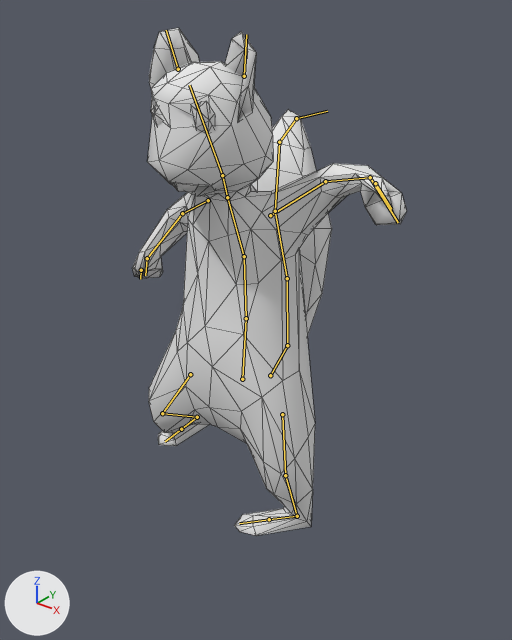
An edit to the Blender file Blender Files/Entities/Player Character/Jul.blend, drawn before and after from the same camera.
Camera for both pictures: a 50 mm lens placed at (1.68, -2.02, 2.23), pointed at (-0.01, 0.1, 0.92). Every picture has the same lights, and +X, +Y and +Z are marked at lower left. Both versions are drawn at frame 0 of the action 'Slide'; the numbers are the values there. The bones that bend it are drawn over the model as lines. Mesh edges are drawn as thin lines.

Objects in the first picture: 'Jul Geometry'.
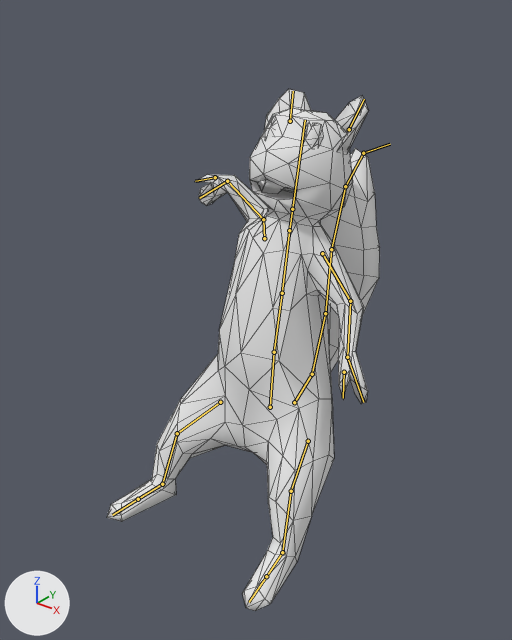
Pixel boxes [x1, y1, x2, y2] of what changed, in the pictures (512 x 640 px):
'Jul Geometry', posed: before [132, 28, 407, 536]; after [107, 89, 380, 611]
bone 'Hips', root to tip: before (242, 379) to (246, 318); after (270, 407) to (274, 352)
bone 'Spine', root to tip: before (246, 318) to (244, 256); after (274, 352) to (282, 293)
bone 'Chest', root to tip: before (244, 256) to (227, 197); after (282, 293) to (289, 230)
bone 'Neck', root to tip: before (227, 197) to (222, 175); after (289, 230) to (292, 209)
bone 'Head', root to tip: before (222, 175) to (189, 85); after (292, 209) to (305, 120)
bone 'Thumb_L', root to tip: before (375, 183) to (391, 209); after (344, 372) to (343, 398)
bone 'Thumb_R', root to tip: before (141, 270) to (140, 279); after (215, 177) to (195, 181)
bone 'TailIK', root to tip: before (296, 118) to (327, 111); after (363, 153) to (390, 144)

The change in detail:
Bone 'Hips' (bone_hips) moves from (0.0, 0.1, -0.003) to (0.0, -0.145, -0.189).
Bone 'Spine' (bone_spine) turns from (8, 0, 0) to (-5, 0, 0) degrees about its own x, y and z.
Bone 'Chest' (bone_chest) turns from (17, 0, 0) to (1, 0, 0) degrees about its own x, y and z.
Bone 'Neck' (bone_neck) turns from (-2, 0, 0) to (0, 0, 0) degrees about its own x, y and z.
Bone 'Head' (bone_head) turns from (9, 0, 0) to (0, 0, 0) degrees about its own x, y and z.
Bone 'Thumb_L' (bone_thumb_l) turns from (-24, 0, 0) to (0, 0, 0) degrees about its own x, y and z.
Bone 'Thumb_R' (bone_thumb_r) turns from (-24, 0, 0) to (0, 0, 0) degrees about its own x, y and z.
Bone 'FootIK_L' (bone_footik_l) moves from (-0.029, -0.015, 0.096) to (0.0, -0.154, 0.01).
Bone 'FootIK_L' (bone_footik_l) turns from (38, 0, 0) to (0, 0, 0) degrees about its own x, y and z.
Bone 'HandIK_L' (bone_handik_l) moves from (-0.068, 0.045, 0.41) to (-0.184, 0.174, -0.347).
Bone 'HandIK_L' (bone_handik_l) turns from (6, -20, -19) to (0, 26, -36) degrees about its own x, y and z.
Bone 'Elbow_L' (bone_elbow_l) moves from (-0.128, 0.427, 0.0) to (0.0, -0.119, 0.0).
Bone 'TailIK' (bone_tailik) moves from (-0.213, -0.071, 0.268) to (0.001, 0.174, 0.099).
Bone 'FootIK_R' (bone_footik_r) moves from (-0.019, 0.119, 0.24) to (0.0, -0.154, 0.01).
Bone 'FootIK_R' (bone_footik_r) turns from (24, 0, 0) to (0, 0, 0) degrees about its own x, y and z.
Bone 'HandIK_R' (bone_handik_r) moves from (0.159, -0.02, -0.092) to (0.184, 0.486, 0.144).
Bone 'HandIK_R' (bone_handik_r) turns from (-38, -28, 54) to (0, 57, 12) degrees about its own x, y and z.
Bone 'Elbow_R' (bone_elbow_r) moves from (0.128, 0.427, 0.0) to (0.0, -0.119, 0.0).
